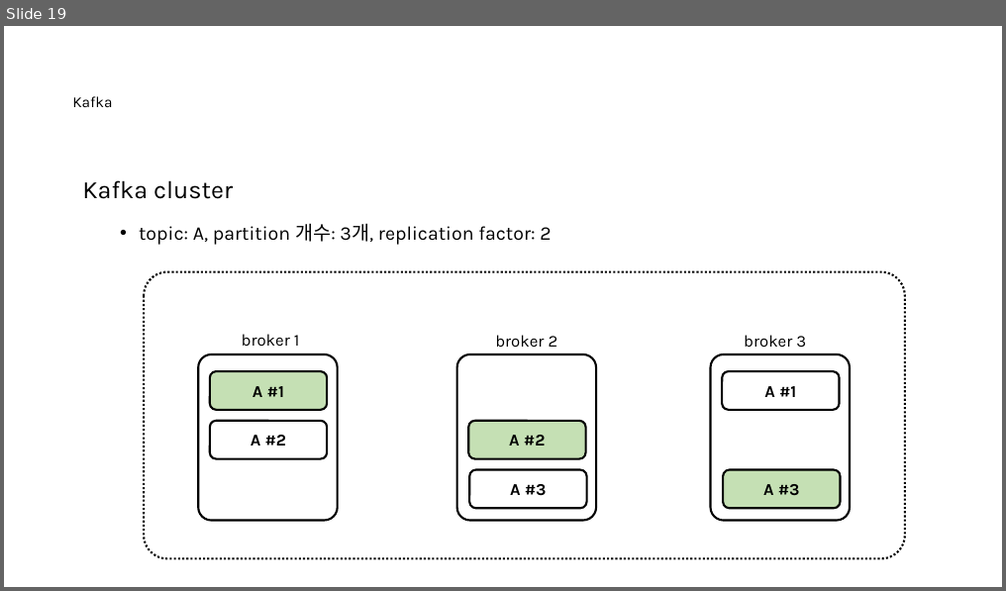
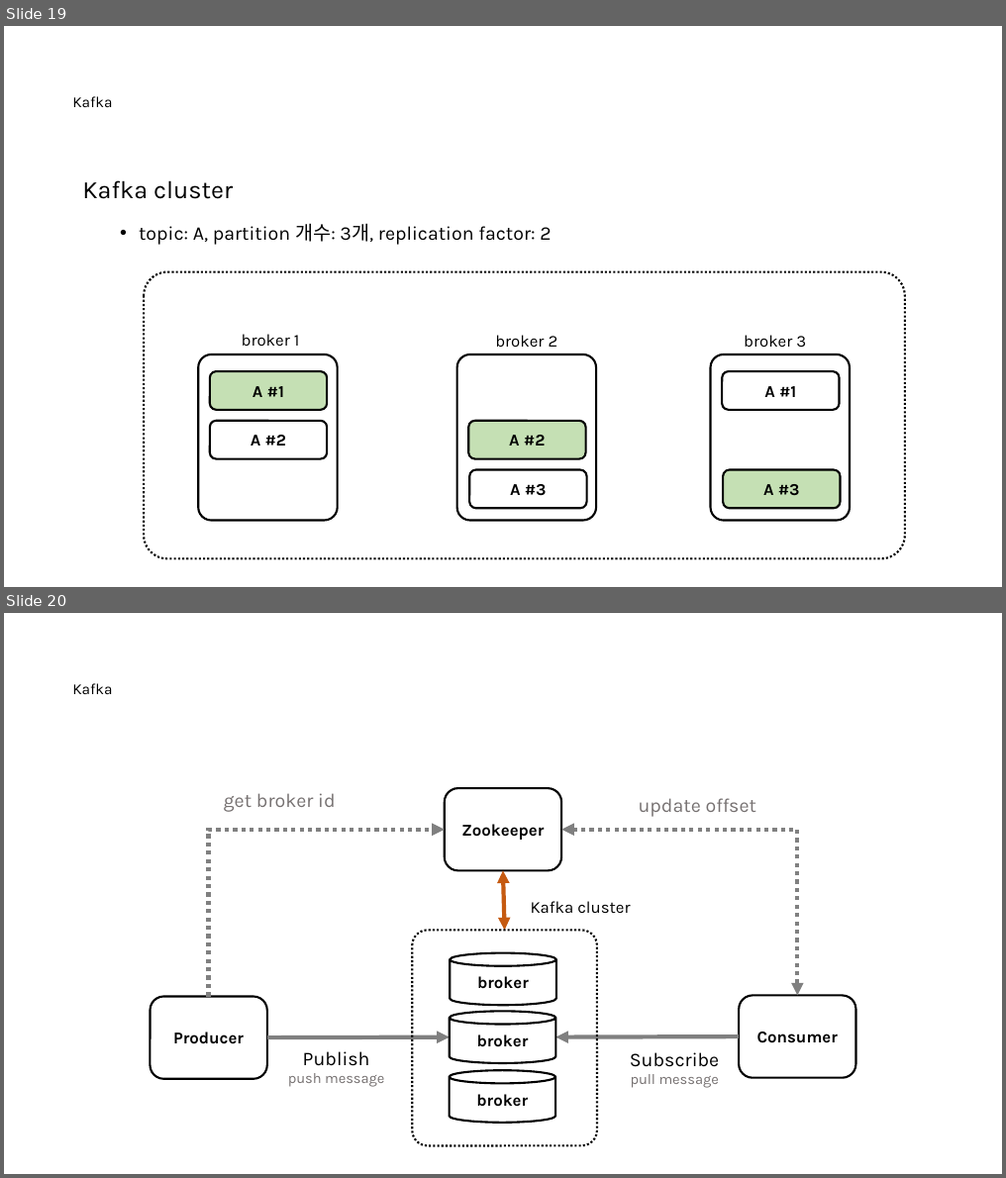
Before and after one commit to nayasis/fastcampus-hyper-webflux, a slide deck: 99.ppt/[Ch4-8. 결제 서비스 기능확장.pptx. Shown one above the other, each under a label of ours: slide 19 before the commit, slides 19 and 20 after it. The pictures are 1006x591 and 1006x1178 pixels, drawn with LibreOffice and Linux fonts; fonts in the diff are those of the drawing; background and template pictures are left out. Boxes give left, top, right and bottom in pixels: in the first picture for what was removed or moved away, otherwise in the second. Text is boxed around its words. In the diff, an @@ line names an element or a change of style, - is before the commit and + after.

Commit message:
Kafka 강의 스크립트 수정

```diff
--- a/99.ppt/[Ch4-8. 결제 서비스 기능확장.pptx
+++ b/99.ppt/[Ch4-8. 결제 서비스 기능확장.pptx
@@ slide 20 added at (4,613,1002,1174), background picture (left out) @@
@@ text added at (856,670,960,704), 12 pt, text #FFFFFF, bold @@
+  4.
@@ title added at (72,683,112,694), 11 pt, text #000000 @@
+Kafka
@@ text added at (856,703,960,735), 8 pt, text #FFFFFF @@
+  Kafka
@@ rounded rectangle added at (445,788,560,871), outline #000000 1.5 pt, 12 pt, text #000000, bold @@
+Zookeeper
@@ text added at (224,793,335,812), 14 pt, text #767171 @@
+get broker id
@@ text added at (639,798,756,817), 14 pt, text #767171 @@
+update offset
@@ elbow arrow added from (209, 996) to (445, 830), #808080 3 pt dashed @@
@@ elbow double arrow added from (797, 995) to (561, 830), #808080 3 pt dashed @@
@@ double arrow added from (505, 931) to (503, 870), #C55A11 3 pt @@
@@ text added at (531,901,630,914), 12 pt, text #000000 @@
+Kafka cluster
@@ rounded rectangle added at (412,931,597,1146), outline #000000 1.5 pt dashed @@
@@ cylinder added at (450,954,556,1005), outline #000000 1.5 pt, 12 pt, text #000000, bold @@
+broker
@@ rounded rectangle added at (150,996,266,1079), outline #000000 1.5 pt, 12 pt, text #000000, bold @@
+Producer
@@ rounded rectangle added at (739,995,855,1078), outline #000000 1.5 pt, 12 pt, text #000000, bold @@
+Consumer
@@ cylinder added at (450,1011,555,1063), outline #000000 1.5 pt, 12 pt, text #000000, bold @@
+broker
@@ arrow added from (267, 1038) to (450, 1037), #808080 3 pt @@
@@ text added at (288,1052,384,1087), 10.5 pt, text #767171 @@
+Publish
+push message
@@ arrow added from (739, 1037) to (555, 1037), #808080 3 pt @@
@@ text added at (630,1053,719,1088), 10.5 pt, text #767171 @@
+Subscribe
+pull message
@@ cylinder added at (450,1071,555,1123), outline #000000 1.5 pt, 12 pt, text #000000, bold @@
+broker
```
Also in this commit, not shown: 3 slides changed, 1 slide removed.
